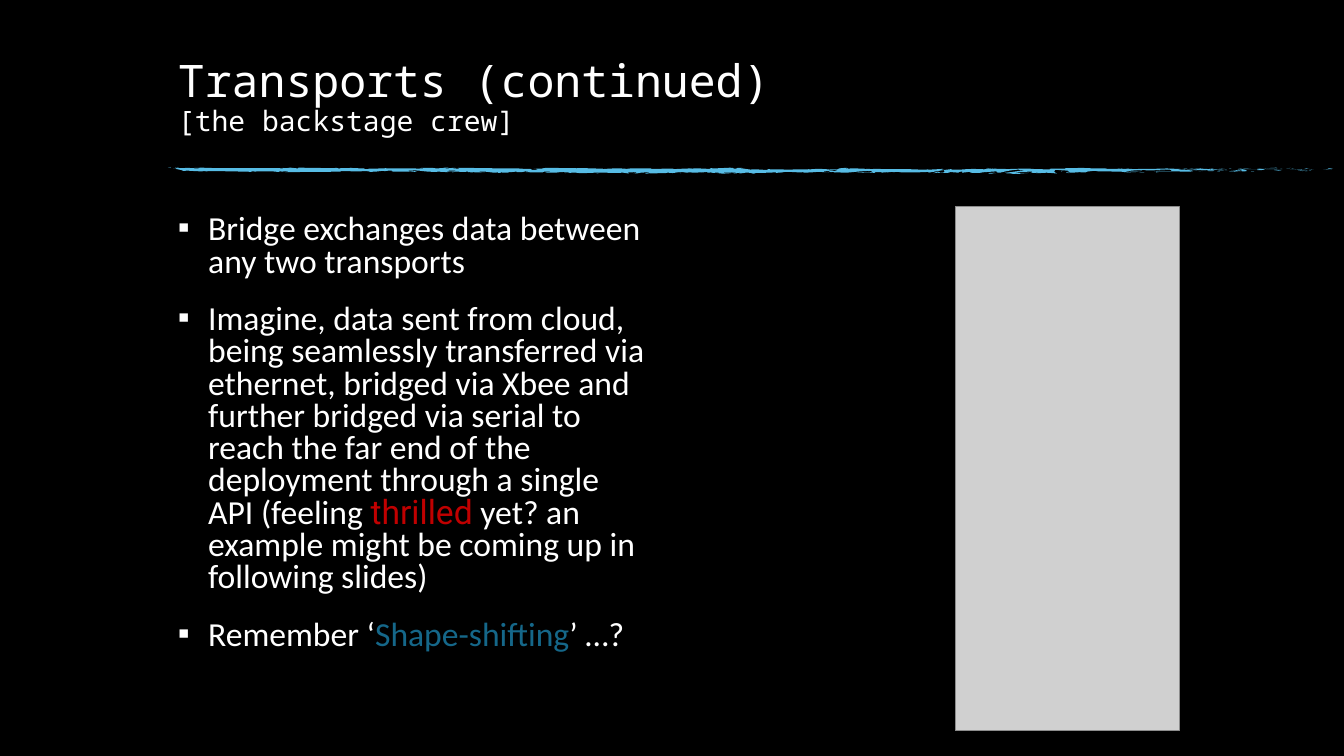
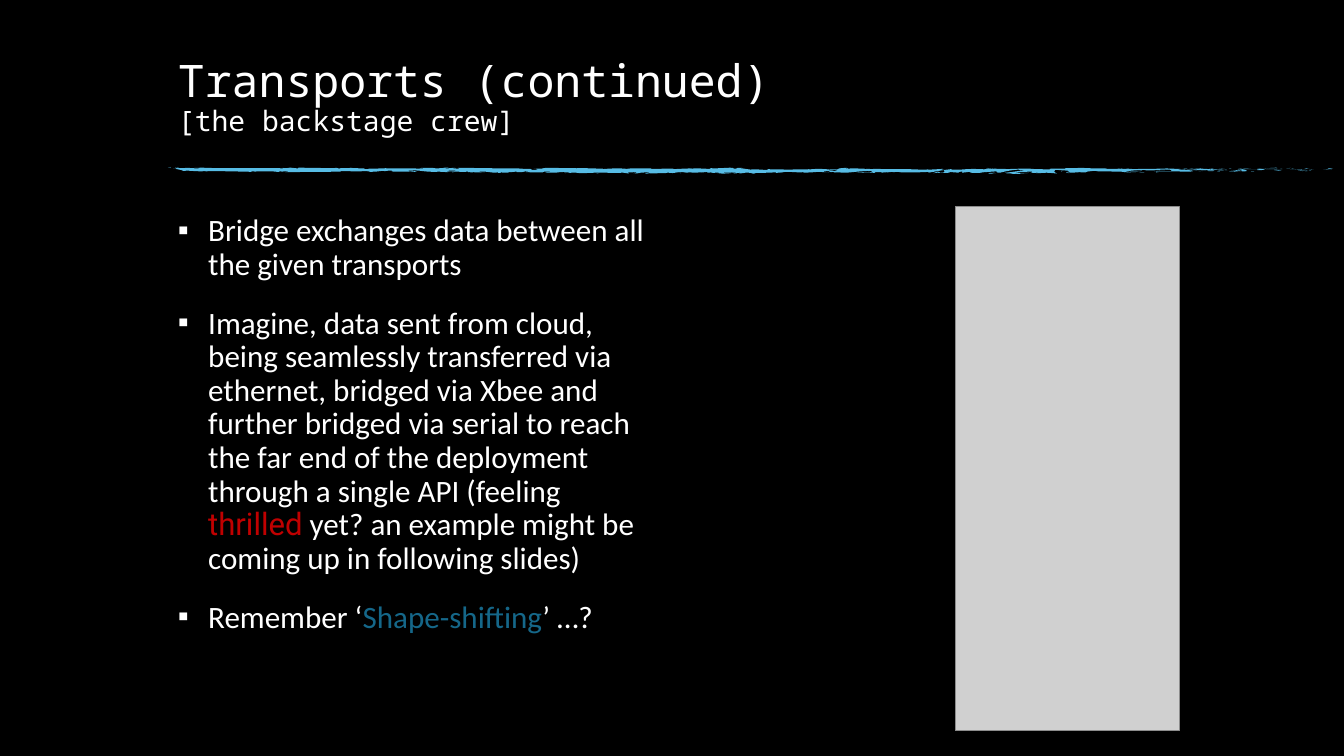
Before and after one commit to usaeed1088/Boggart, a slide deck: slide 7 of Doc/Boggart.pptx. Drawn at 1344x756 pixels with LibreOffice and Linux fonts; fonts in the diff are those of the drawing; grey boxes stand for pictures; background and template pictures are left out. Boxes give left, top, right and bottom in pixels: in the first picture for what was removed or moved away, otherwise in the second. Text is boxed around its words. In the diff, an @@ line names an element or a change of style, - is before the commit and + after.

```diff
--- a/Doc/Boggart.pptx
+++ b/Doc/Boggart.pptx
@@ text at bbox=[208, 219, 644, 281]: text changed; size 24 to 22.2 pt @@
-▪ Bridge exchanges data between any two transports
+▪ Bridge exchanges data between all the given transports
@@ text at bbox=[208, 312, 634, 634]: size 24 to 22.2 pt in "Imagine, data sent from cloud, being seamlessly ...", "Remember ‘Shape-shifting’ …?"; line spacing 0.8 to 0.9 @@
```
Also in this commit, not shown: 3 slides removed.
